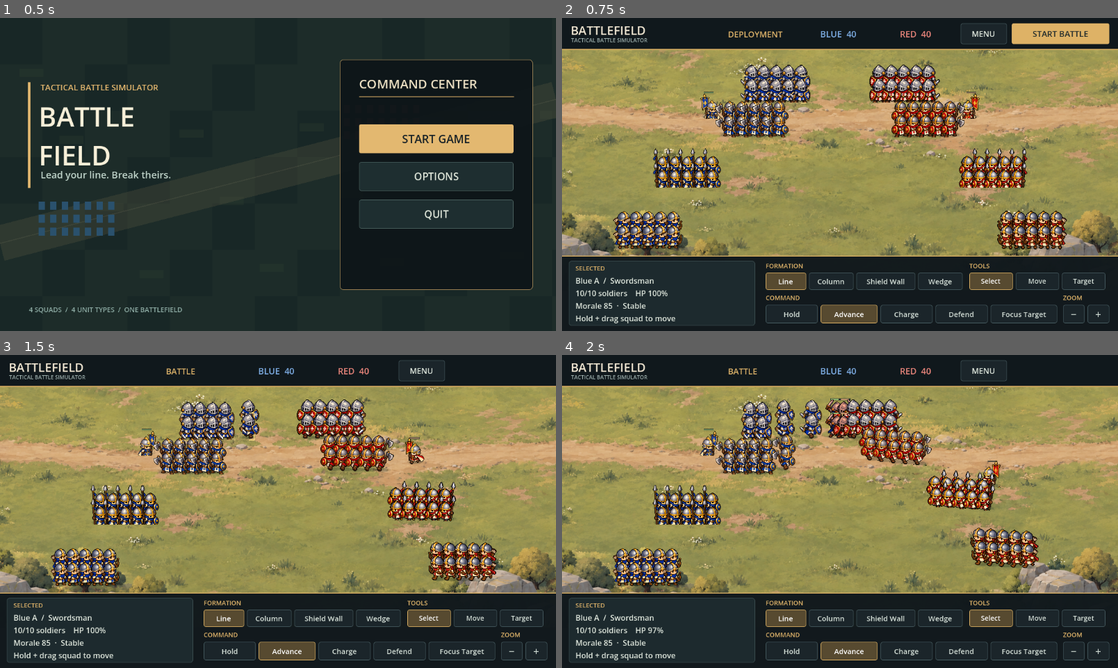
Above: before the commit, frames 1-4 (two rows, left to right).
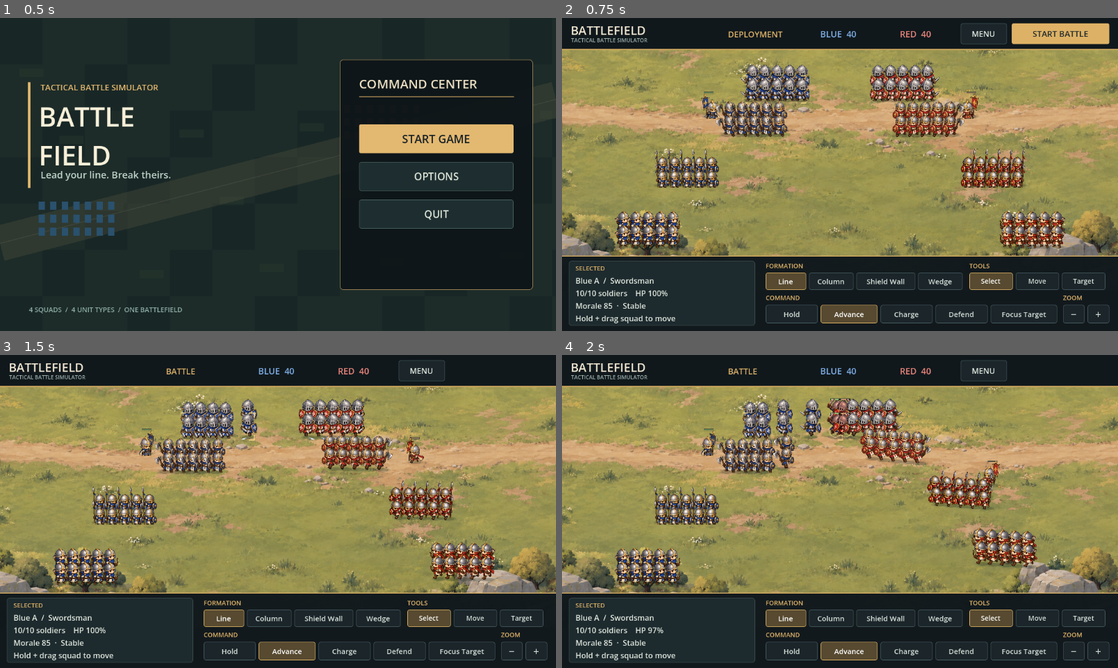
Above: after the commit, the same moments.

Repository: Pence420/RTS_GAME
Game: Godot game, scene res://scenes/main_menu.tscn
Two runs of this game, one before a commit and one after it. Both use one fixed random seed, a clock stepped at 60 frames per second and the inputs below.
Inputs:
- Up to frame 1 (0.5 s): no input
- Up to frame 2 (0.75 s): click "START GAME" at 0.5 s
- Up to frame 3 (1.5 s): click "START BATTLE" at 1.25 s
- Up to frame 4 (2 s): no input

Frame 1 is identical in both runs. In frame 2, 8.8% of the frame differs, in the area x 9-91%, y 14-74%; in frame 3, 8.9%, in the area x 9-90%, y 14-74%; in frame 4, 8.6%.

Commit message:
Restyle tactical units as smooth 2D characters

Diff:
--- a/strategy-game/scenes/unit.tscn
+++ b/strategy-game/scenes/unit.tscn
@@ -9,6 +9,6 @@
 
 [node name="AnimatedSprite2D" type="AnimatedSprite2D" parent="."]
 z_index = 0
-texture_filter = 1
+texture_filter = 2
 offset = Vector2(0, -85)
 scale = Vector2(0.22, 0.22)
--- a/strategy-game/tests/unit_visual_smoke.gd
+++ b/strategy-game/tests/unit_visual_smoke.gd
@@ -27,6 +27,10 @@
 					var expected_path := "res://assets/units/%s_%s.png" % [ROLE_NAMES[role], "blue" if team == 0 else "red"]
 					if frame.atlas.resource_path != expected_path:
 						_fail("Wrong sheet for %s team %d" % [ROLE_NAMES[role], team])
+						return
+					if frame.region.position.x < 0.0 or frame.region.position.y < 0.0 or frame.region.end.x > frame.atlas.get_width() or frame.region.end.y > frame.atlas.get_height():
+						_fail("Sprite frame extends beyond source atlas")
+						return
 	var invalid := Image.create(128, 128, false, Image.FORMAT_RGBA8)
 	if VISUALS.validate_sheet(ImageTexture.create_from_image(invalid)):
 		_fail("Accepted malformed sprite sheet")
@@ -44,8 +48,8 @@
 			if sprite == null or sprite.sprite_frames == null or not sprite.visible:
 				_fail("Unit scene has no visible sprite for %s team %d" % [ROLE_NAMES[role], team])
 				return
-			if sprite.texture_filter != CanvasItem.TEXTURE_FILTER_NEAREST:
-				_fail("Pixel-art sprite is not using nearest-neighbor filtering")
+			if sprite.texture_filter != CanvasItem.TEXTURE_FILTER_LINEAR:
+				_fail("Smooth sprite is not using linear filtering")
 				return
 			var source := sprite.sprite_frames.get_frame_texture(&"idle", 0) as AtlasTexture
 			var expected := "res://assets/units/%s_%s.png" % [ROLE_NAMES[role], "blue" if team == 0 else "red"]
Binary file changed: strategy-game/assets/units/archer_blue.png
Binary file changed: strategy-game/assets/units/archer_red.png
Binary file changed: strategy-game/assets/units/axeman_blue.png
Binary file changed: strategy-game/assets/units/axeman_red.png
Binary file changed: strategy-game/assets/units/general_blue.png
Binary file changed: strategy-game/assets/units/general_red.png
Binary file changed: strategy-game/assets/units/spearman_blue.png
Binary file changed: strategy-game/assets/units/spearman_red.png
Binary file changed: strategy-game/assets/units/swordsman_blue.png
Binary file changed: strategy-game/assets/units/swordsman_red.png
Not shown, added: strategy-game/docs/art/smooth-unit-guide.md
